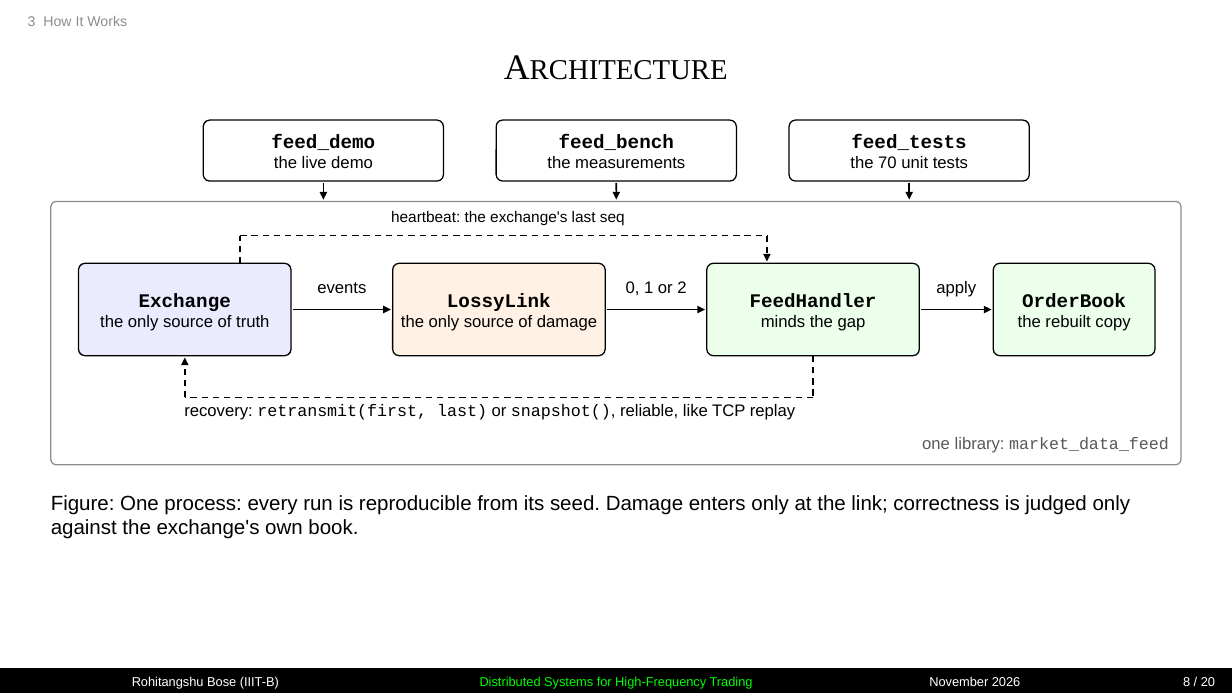
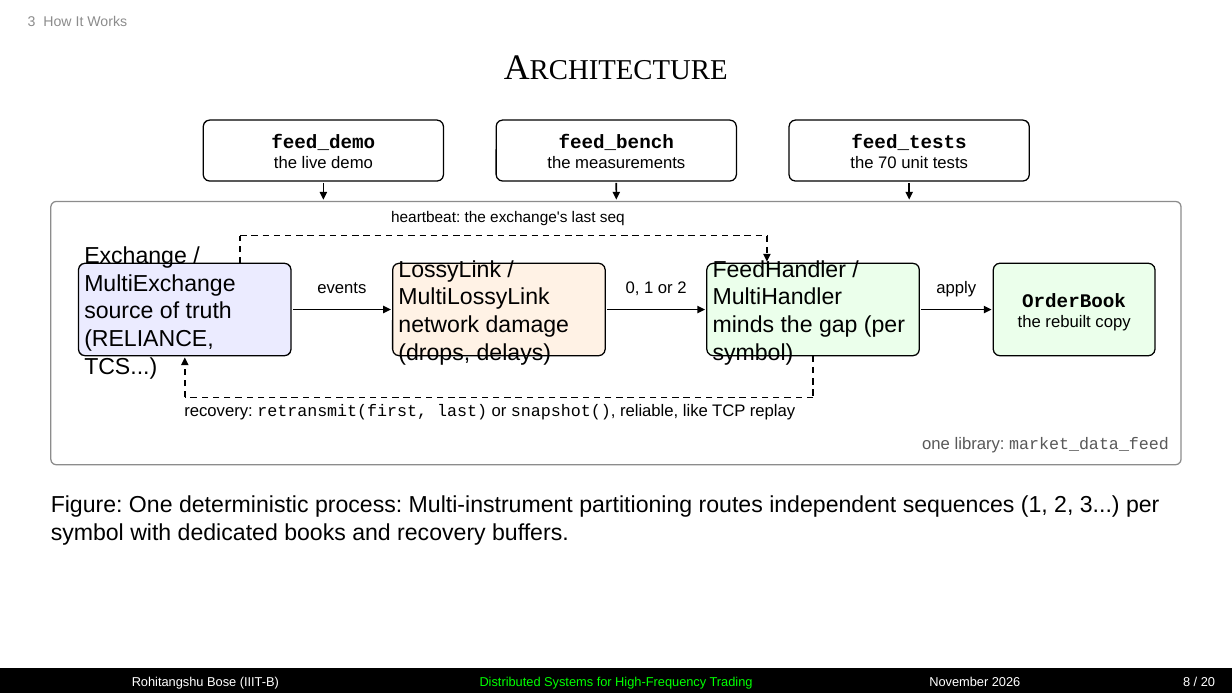
Before and after one commit to Rohitangshu2026/market-data-feed-handler, a slide deck: slide 8 of docs/feed-handler-deck.pptx. Drawn at 1232x693 pixels with LibreOffice and Linux fonts; fonts in the diff are those of the drawing. Boxes give left, top, right and bottom in pixels: in the first picture for what was removed or moved away, otherwise in the second. Text is boxed around its words. In the diff, an @@ line names an element or a change of style, - is before the commit and + after.

Commit message:
docs: update PowerPoint presentation deck with multi-instrument architecture
- Update slide count: exactly 20 slides under 7 outlines matching clean style
- Integrate Multi-Instrument partitioning architecture and flow (MultiExchange,
  MultiFeedHandler, MultiLossyLink)
- Update test suite metrics: 121 automated tests, 16/16 mutants caught, ASan clean
- Add 'feed_demo multi' to failure cases & live demo table
- Emphasize enterprise value drivers, reproducible seed replay and GPL-3.0 license

```diff
--- a/docs/feed-handler-deck.pptx
+++ b/docs/feed-handler-deck.pptx
@@ text in rounded rectangle at (x1=84, y1=246, x2=235, y2=379): text changed; size 13 to 18 pt @@
-Exchange
-the only source of truth
+Exchange / MultiExchange
+source of truth (RELIANCE, TCS...)
@@ text in rounded rectangle at (x1=398, y1=260, x2=569, y2=365): text changed; size 13 to 18 pt @@
-LossyLink
-the only source of damage
+LossyLink / MultiLossyLink
+network damage (drops, delays)
@@ text in rounded rectangle at (x1=713, y1=258, x2=905, y2=365): text changed; size 15 to 18 pt; font Courier New to Arial; bold off @@
-FeedHandler
-minds the gap
+FeedHandler / MultiHandler
+minds the gap (per symbol)
@@ text at (x1=51, y1=495, x2=1159, y2=545): text changed; size 16 to 18 pt @@
-Figure: One process: every run is reproducible from its seed. Damage enters only at the link; correctness is judged only against the exchange's own book.
+Figure: One deterministic process: Multi-instrument partitioning routes independent sequences (1, 2, 3...) per symbol with dedicated books and recovery buffers.
```
Also in this commit, not shown: 9 other slides changed, 1 other file.
